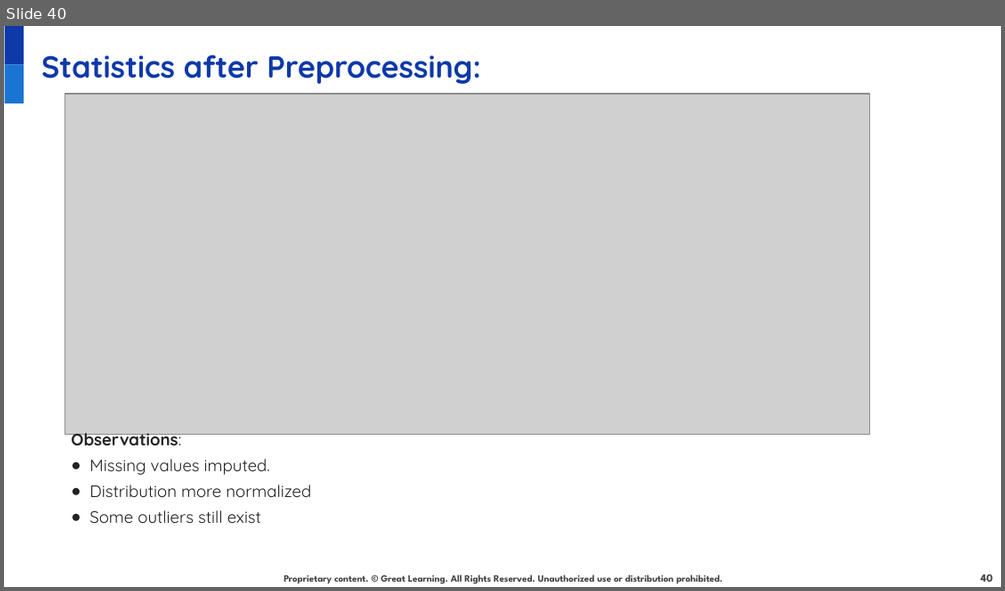
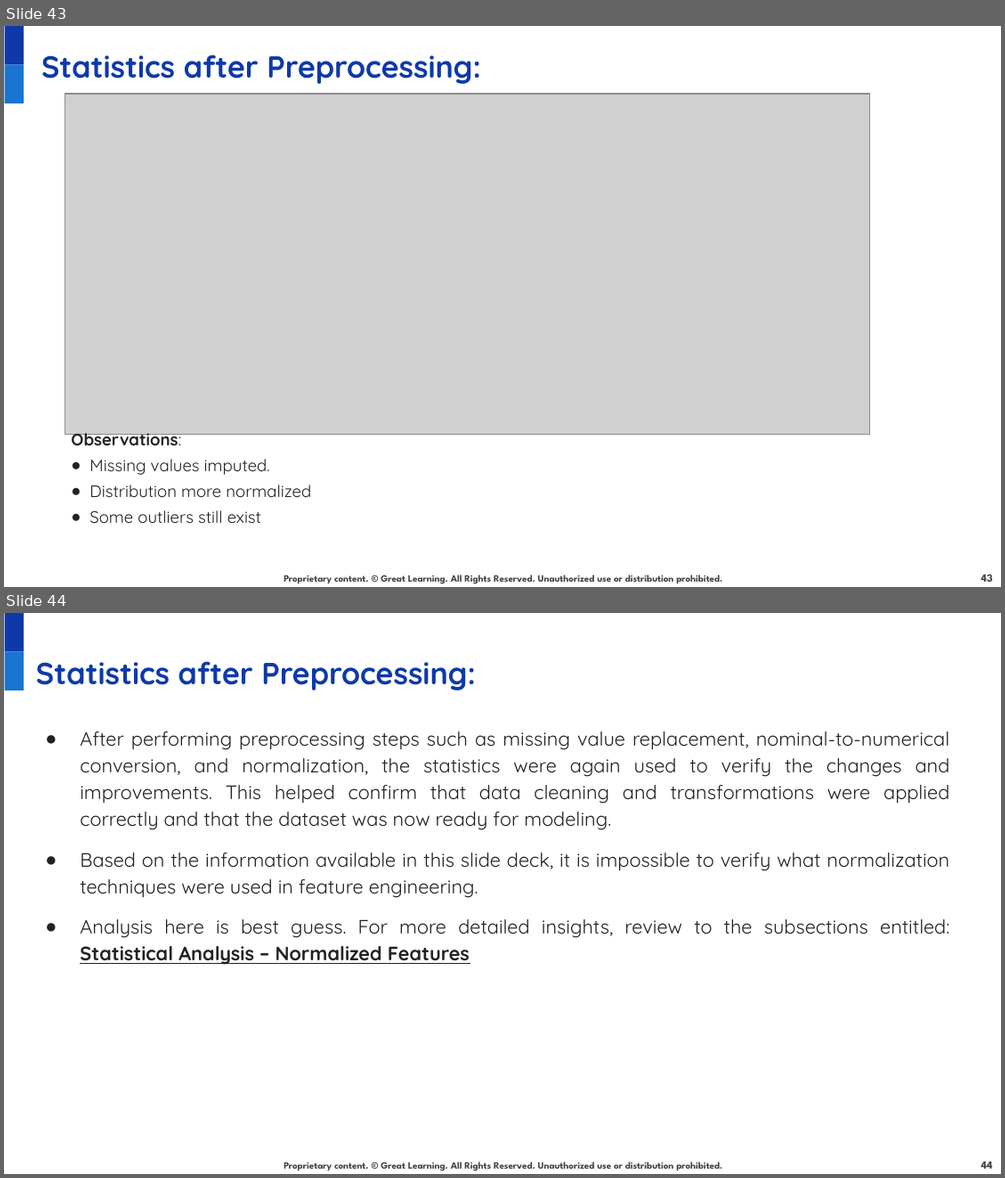
Before and after one commit to juanbucz/GreatLearning-TermProjects, a slide deck: Neural Networks - Loan Default/Loan Default Prediction Presentation - Business Interpretation - John Buczkowski.pptx. Shown one above the other, each under a label of ours: slide 40 before the commit, slides 43 and 44 after it. The pictures are 1005x591 and 1005x1178 pixels, drawn with LibreOffice and Linux fonts; fonts in the diff are those of the drawing; grey boxes stand for pictures; background and template pictures are left out. Boxes give left, top, right and bottom in pixels: in the first picture for what was removed or moved away, otherwise in the second. Text is boxed around its words. In the diff, an @@ line names an element or a change of style, - is before the commit and + after.

```diff
--- a/Neural Networks - Loan Default/Loan Default Prediction Presentation - Business Interpretation - John Buczkowski.pptx
+++ b/Neural Networks - Loan Default/Loan Default Prediction Presentation - Business Interpretation - John Buczkowski.pptx
@@ slide 44 added at box(4, 613, 1001, 1174), background #FFFFFF; not listed: 3 template elements that a slide beside it also shows @@
@@ text added at box(36, 661, 476, 690), 22 pt, text #0E39A9, bold @@
+Statistics after Preprocessing:
@@ text added at box(80, 731, 950, 965), 14 pt, text #222222 @@
+● After performing preprocessing steps such as missing value replacement, nominal-to-numerical conversion, and normalization, the statistics were again used to verify the changes and improvements. This helped confirm that data cleaning and transformations were applied correctly and that the dataset was now ready for modeling.
+● Based on the information available in this slide deck, it is impossible to verify what normalization techniques were used in feature engineering.
+● Analysis here is best guess. For more detailed insights, review to the subsections entitled:
+  Statistical Analysis – Normalized Features
@@ page number added at box(981, 1161, 993, 1168), 8 pt, text #434343, bold @@
+44
@@ what was slide 40 is now slide 43 @@
@@ page number at box(981, 573, 993, 581): text changed @@
-40
+43
```
Also in this commit, not shown: 1 slide changed, 5 other slides added.
